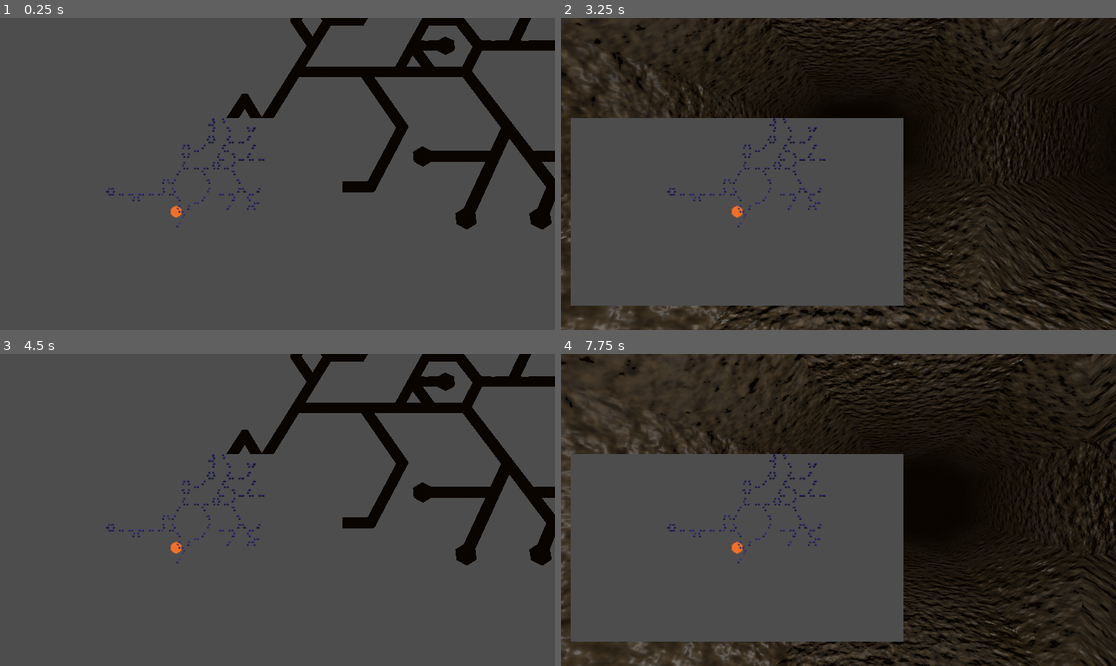
Above: before the commit, frames 1-4 (two rows, left to right).
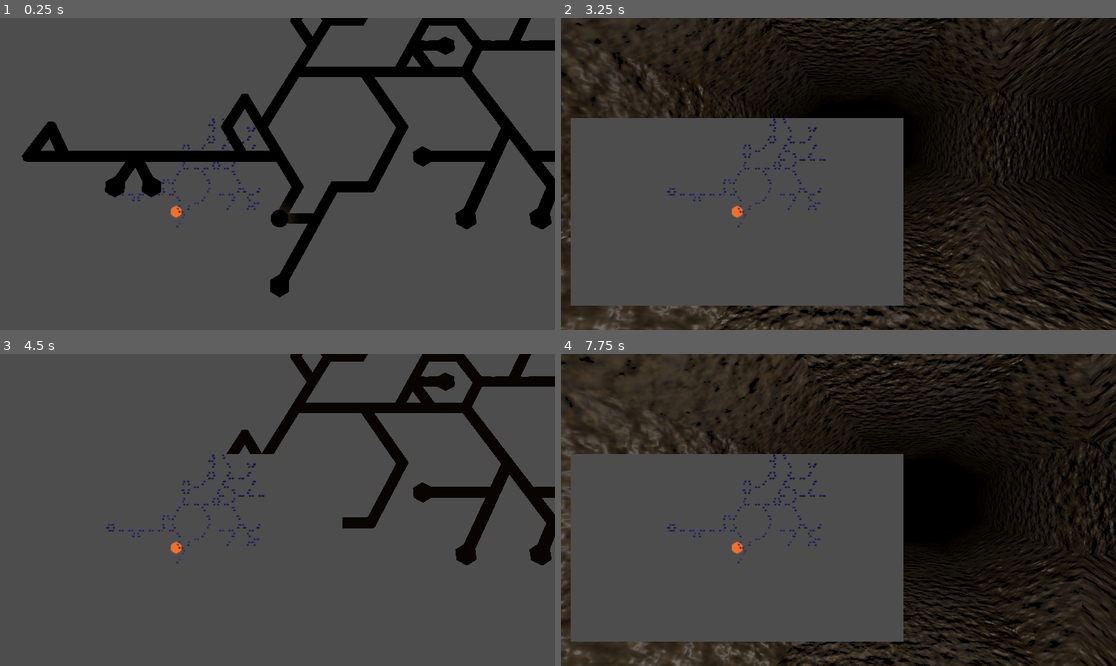
Above: after the commit, the same moments.

Repository: SamppuS/Rabbits_Requiem
Game: Godot game, scene res://tunnels.tscn
The game is run twice, just before and just after one commit, with the same random seed, the same clock (stepped at 60 frames per second) and the same inputs. Sound files missing from this copy of the repository are replaced by a short silence.
Inputs (mouse positions are in pixels of both pictures, inside the frame that each line leads up to):
- Up to frame 1 (0.25 s): no input
- Up to frame 2 (3.25 s): tap Enter at 0.5, 2 s; move the mouse to (960, 158) at 0.52 s; tap A (a) at 0.6 s; click (960, 158) at 0.67 s; tap D (d) at 0.8, 1.35 s; tap Space at 1.25, 2.75 s; move the mouse to (727, 189) at 1.27 s; click (727, 189) at 1.42 s; tap E (e) at 1.55, 2.1 s; move the mouse to (894, 105) at 2.02 s; click (894, 105) at 2.17 s; tap W (w) at 2.3, 2.85 s; move the mouse to (810, 236) at 2.77 s; click (810, 236) at 2.92 s; tap X (x) at 3.05 s
- Up to frame 3 (4.5 s): tap Enter at 3.5 s; move the mouse to (444, 556) at 3.52 s; tap X (x) at 3.6 s; click (444, 556) at 3.67 s; tap Z (z) at 3.8, 4.35 s; tap Space at 4.25 s; move the mouse to (111, 463) at 4.27 s; click (111, 463) at 4.42 s
- Up to frame 4 (7.75 s): tap A (a) at 4.55, 5.1 s; move the mouse to (866, 510) at 5.02 s; click (866, 510) at 5.17 s; tap D (d) at 5.3, 5.85 s; move the mouse to (755, 432) at 5.77 s; click (755, 432) at 5.92 s; tap E (e) at 6.05, 6.6 s; move the mouse to (960, 494) at 6.52 s; click (960, 494) at 6.67 s; tap W (w) at 6.8, 7.35 s; move the mouse to (727, 525) at 7.27 s; click (727, 525) at 7.42 s; tap X (x) at 7.55 s

The runs differ from the first frame. In frame 1, 4.7% of the frame differs, in the area x 3-62%, y 32-90%; in frame 2, less than 0.1%; in frame 3, less than 0.1%; in frame 4, less than 0.1%.

Commit message:
added babis and changed world environment settings to remove passive light (code also toggles this during camera change for QOL)

Diff:
--- /dev/null
+++ b/rabbits_requiem/assets/babi/babi.gd
@@ -0,0 +1,35 @@
+extends Node3D
+
+signal babi_wants_to_die(location)
+
+@export var cruches : Array[AudioStreamWAV]
+
+@onready var body = $StaticBody3D
+@onready var mumbling = $Mumbling
+@onready var cruncher = $Crunch
+
+var location : Vector2i
+
+# Called when the node enters the scene tree for the first time.
+func _ready() -> void:
+	pass
+
+
+func die():
+	body.visible = false
+	mumbling.playing = false
+	#cruncher
+	cruncher.stream = cruches[randi() % len(cruches)]
+	cruncher.seek(0)
+	cruncher.play()
+	#continues in "_on_crunch_finished()"
+
+
+func _on_static_body_3d_input_event(camera: Node, event: InputEvent, event_position: Vector3, normal: Vector3, shape_idx: int) -> void:
+	if event is InputEventMouseButton and event.button_index == MOUSE_BUTTON_LEFT and event.pressed:
+		babi_wants_to_die.emit(location)
+
+
+func _on_crunch_finished() -> void:
+	#print("I hav deid :(")
+	queue_free()
--- /dev/null
+++ b/rabbits_requiem/assets/babi/babi.tscn
@@ -0,0 +1,48 @@
+[gd_scene load_steps=10 format=3 uid="uid://r48mhqwa1b7d"]
+
+[ext_resource type="Texture2D" uid="uid://bsqkfjm73ncuv" path="res://assets/images/babi.png" id="1_l7x6l"]
+[ext_resource type="Script" path="res://assets/babi/babi.gd" id="1_yrwcv"]
+[ext_resource type="AudioStream" uid="uid://c3tx0qklomuml" path="res://assets/Sounds/babi sounds/crunches/poikanen eated 2.wav" id="2_wnnjm"]
+[ext_resource type="AudioStream" uid="uid://bdiwnrh62mume" path="res://assets/Sounds/babi sounds/jänisito.wav" id="3_ccu61"]
+[ext_resource type="AudioStream" uid="uid://b0xvbc3v8sxwx" path="res://assets/Sounds/babi sounds/crunches/poikanen eated 5.wav" id="3_vhtan"]
+[ext_resource type="AudioStream" uid="uid://bqo74sikf6j6k" path="res://assets/Sounds/babi sounds/crunches/poikanen eated 7.wav" id="4_nywdk"]
+
+[sub_resource type="BoxShape3D" id="BoxShape3D_yx8ln"]
+size = Vector3(1, 1, 0.0693359)
+
+[sub_resource type="StandardMaterial3D" id="StandardMaterial3D_ssn7p"]
+transparency = 1
+albedo_texture = ExtResource("1_l7x6l")
+metallic = 1.0
+
+[sub_resource type="QuadMesh" id="QuadMesh_fk5v6"]
+
+[node name="Babi" type="Node3D"]
+script = ExtResource("1_yrwcv")
+cruches = Array[AudioStreamWAV]([ExtResource("2_wnnjm"), ExtResource("3_vhtan"), ExtResource("4_nywdk")])
+
+[node name="StaticBody3D" type="StaticBody3D" parent="."]
+
+[node name="CollisionShape3D" type="CollisionShape3D" parent="StaticBody3D"]
+transform = Transform3D(0.175, 0, 0, 0, 0.175, 0, 0, 0, 0.175, 0, 0.087, 0)
+shape = SubResource("BoxShape3D_yx8ln")
+
+[node name="MeshInstance3D" type="MeshInstance3D" parent="StaticBody3D/CollisionShape3D"]
+transform = Transform3D(-1, 0, 8.74228e-08, 0, 1, 0, -8.74228e-08, 0, -1, 0, 0, 0)
+material_override = SubResource("StandardMaterial3D_ssn7p")
+mesh = SubResource("QuadMesh_fk5v6")
+
+[node name="Mumbling" type="AudioStreamPlayer3D" parent="."]
+stream = ExtResource("3_ccu61")
+attenuation_model = 2
+volume_db = -35.0
+unit_size = 2.0
+autoplay = true
+max_distance = 3.0
+panning_strength = 3.0
+
+[node name="Crunch" type="AudioStreamPlayer3D" parent="."]
+volume_db = -20.0
+
+[connection signal="input_event" from="StaticBody3D" to="." method="_on_static_body_3d_input_event"]
+[connection signal="finished" from="Crunch" to="." method="_on_crunch_finished"]
--- a/rabbits_requiem/tunnels.gd
+++ b/rabbits_requiem/tunnels.gd
@@ -1,13 +1,17 @@
 extends Node3D
 
-@export_subgroup("Meshes")
+@export_subgroup("Parameters")
+@export var minimap_scale := 0.3
+
+@export_subgroup("Nodes+")
 @export var player : Node3D
 @export var tile_material : StandardMaterial3D
+
+
+@export_subgroup("Scenes")
+@export var walking_sounds : Array[AudioStreamWAV]
 @export var selectable_dir : PackedScene
-@export var minimap_scale := 0.3
-
-@export_subgroup("Assets")
-@export var walking_sounds : Array[AudioStreamWAV]
+@export var babi_scene : PackedScene
 
 
 @onready var camTop = $Spelare/CamTop
@@ -33,6 +37,7 @@
 var tile_offset = mesh_size * 0.22
 
 var s_dir_holder = []
+var babi_holder = [[], []] # [[scenes], [rooms]]
 
 var meshes: Array[Mesh]
 var mesh_openings = [ #These are the right patterns but in the wrong phase. So they return the right tile but wrong rotation.
@@ -53,6 +58,8 @@
 
 
 func _ready(): # we probably don't have grid info here!
+	var environment = $WorldEnvironment.environment
+	print(environment.get_background())
 	var screen_size = get_viewport().get_visible_rect().size
 	var minimap_size = screen_size * minimap_scale
 	minimap_container.size = minimap_size
@@ -87,6 +94,7 @@
 		for file_name in mesh_files:
 			meshes.append(load("res://palikoita/Closed Meshes/" + file_name))
 	draw_cave()
+	spawn_babis()
 
 func _on_minimap_send_grid(sent_grid: Variant, sp: Variant) -> void:
 	grid = sent_grid
@@ -106,7 +114,7 @@
 			move(facing)
 
 		elif Input.is_action_just_pressed("z"): # spawn direction blocks
-			print("WE HAVE YOU SURROUNDED")
+			#print("WE HAVE YOU SURROUNDED")
 			surround()
 
 	if Input.is_action_just_pressed("x"): # toggle cam
@@ -181,12 +189,16 @@
 	return Vector3(-pos.x + pos.y%2*0.5, 0, float(pos.y) - pos.y * (1-sqrt(3)/2)) * mesh_size
 
 func change_cam(mode: int = -1):
+
+	var environment = $WorldEnvironment.environment
 	if mode == 1:
 		camFP.current = true
 		cam_mode = 1
+		environment.set_background(5) # temp fix probably
 	elif mode == 0:
 		camTop.current = true
 		cam_mode = 0
+		environment.set_background(0) # temp fix probably
 	else:
 		change_cam((cam_mode + 1) % 2) # whoa recursion!
 
@@ -243,3 +255,29 @@
 		audioplayer.stream = walking_sounds[randi() % len(walking_sounds)]
 		audioplayer.seek(0)
 		audioplayer.play()
+
+func spawn_babis():
+	for y in range(len(grid)):
+		for x in range(len(grid)):
+			if grid[y][x].paths.count(true) == 1 and Vector2i(x,y) != starting_point:
+				var babi = babi_scene.instantiate()
+				var norm = dir_to_norm((grid[y][x].paths.find(true)))
+
+				babi.position = pos_from_tile(grid[y][x].pos) + Vector3(0,.035,0)
+				add_child(babi)
+				babi.look_at(babi.position + norm + Vector3(0,player_height,0), Vector3.UP)
+				babi_holder[0].append(babi)
+				babi_holder[1].append(Vector2i(x,y))
+				babi.connect("babi_wants_to_die", _on_babi_wants_to_die)
+				babi.location = Vector2i(x,y)
+	print("there are ", len(babi_holder[0]), " babis, how cute!")
+
+func _on_babi_wants_to_die(location):
+	print(current, location, current.distance_to(location))
+	if current.distance_to(location) == 0:
+		var babindex = babi_holder[1].find(location)
+		var babi = babi_holder[0][babindex]
+		babi_holder[0].pop_at(babindex)
+		babi_holder[1].pop_at(babindex)
+		babi.die() # :(
+		print("We lost a good one today. ", len(babi_holder[0]), " babis remain o7")
--- a/rabbits_requiem/tunnels.tscn
+++ b/rabbits_requiem/tunnels.tscn
@@ -1,12 +1,13 @@
-[gd_scene load_steps=12 format=3 uid="uid://d4fl1op437uoe"]
+[gd_scene load_steps=13 format=3 uid="uid://d4fl1op437uoe"]
 
 [ext_resource type="Script" path="res://tunnels.gd" id="1_bfp66"]
 [ext_resource type="PackedScene" uid="uid://c1vv05834q1vo" path="res://levels/minimap.tscn" id="2_ah540"]
 [ext_resource type="PackedScene" uid="uid://dtuwhmswrmn74" path="res://assets/selectable_dir/selectable_dir.tscn" id="3_34knt"]
 [ext_resource type="Material" uid="uid://dd4us8ayx8u2x" path="res://assets/Materials/Cavelike.tres" id="4_njief"]
-[ext_resource type="AudioStream" uid="uid://b66fjxyi1j2km" path="res://assets/Walking sounds/walk mud 2.wav" id="4_nl5un"]
-[ext_resource type="AudioStream" uid="uid://dmvpk0jlmpigs" path="res://assets/Walking sounds/walk mud 3.wav" id="5_st604"]
-[ext_resource type="AudioStream" uid="uid://dbk4irm1ywct4" path="res://assets/Walking sounds/walk mud.wav" id="6_jrtrq"]
+[ext_resource type="AudioStream" uid="uid://b66fjxyi1j2km" path="res://assets/Sounds/walking sounds/walk mud 2.wav" id="4_nl5un"]
+[ext_resource type="AudioStream" uid="uid://dmvpk0jlmpigs" path="res://assets/Sounds/walking sounds/walk mud 3.wav" id="5_st604"]
+[ext_resource type="AudioStream" uid="uid://dbk4irm1ywct4" path="res://assets/Sounds/walking sounds/walk mud.wav" id="6_jrtrq"]
+[ext_resource type="PackedScene" uid="uid://r48mhqwa1b7d" path="res://assets/babi/babi.tscn" id="7_ilsec"]
 
 [sub_resource type="StandardMaterial3D" id="StandardMaterial3D_redg8"]
 albedo_color = Color(0.860799, 1.01075e-05, 0.572914, 1)
@@ -18,6 +19,7 @@
 [sub_resource type="Sky" id="Sky_1cfuc"]
 
 [sub_resource type="Environment" id="Environment_yoqi5"]
+background_mode = 3
 sky = SubResource("Sky_1cfuc")
 volumetric_fog_density = 1.0
 
@@ -25,8 +27,9 @@
 script = ExtResource("1_bfp66")
 player = NodePath("Spelare")
 tile_material = ExtResource("4_njief")
+walking_sounds = Array[AudioStreamWAV]([ExtResource("4_nl5un"), ExtResource("5_st604"), ExtResource("6_jrtrq")])
 selectable_dir = ExtResource("3_34knt")
-walking_sounds = Array[AudioStreamWAV]([ExtResource("4_nl5un"), ExtResource("5_st604"), ExtResource("6_jrtrq")])
+babi_scene = ExtResource("7_ilsec")
 
 [node name="Spelare" type="MeshInstance3D" parent="."]
 material_override = SubResource("StandardMaterial3D_redg8")
@@ -43,7 +46,7 @@
 
 [node name="OmniLight3D" type="OmniLight3D" parent="Spelare"]
 light_energy = 0.3
-omni_range = 1.277
+omni_range = 1.2
 
 [node name="SubViewport" type="SubViewport" parent="Spelare"]
 
Not shown, added: rabbits_requiem/assets/Sounds/babi sounds/crunches/poikanen eated 2.wav.import
Not shown, added: rabbits_requiem/assets/Sounds/babi sounds/crunches/poikanen eated 5.wav.import
Not shown, added: rabbits_requiem/assets/Sounds/babi sounds/crunches/poikanen eated 7.wav.import
Not shown, added: rabbits_requiem/assets/Sounds/babi sounds/jänisito.wav.import
Not shown, changed: rabbits_requiem/assets/Sounds/walking sounds/walk mud 2.wav.import
Not shown, changed: rabbits_requiem/assets/Sounds/walking sounds/walk mud 3.wav.import
Not shown, changed: rabbits_requiem/assets/Sounds/walking sounds/walk mud.wav.import
Binary file added: rabbits_requiem/assets/images/babi.png
Not shown, added: rabbits_requiem/assets/images/babi.png.import
Not shown, added: rabbits_requiem/assets/Sounds/babi sounds/crunches/poikanen eated 2.wav
Not shown, added: rabbits_requiem/assets/Sounds/babi sounds/crunches/poikanen eated 5.wav
Not shown, added: rabbits_requiem/assets/Sounds/babi sounds/crunches/poikanen eated 7.wav
(and 4 more such lines)
